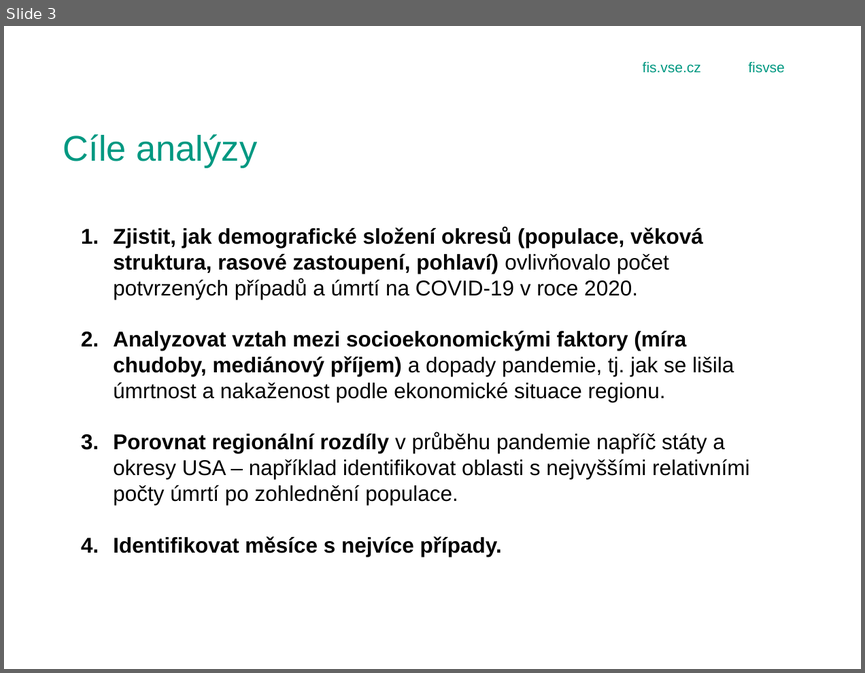
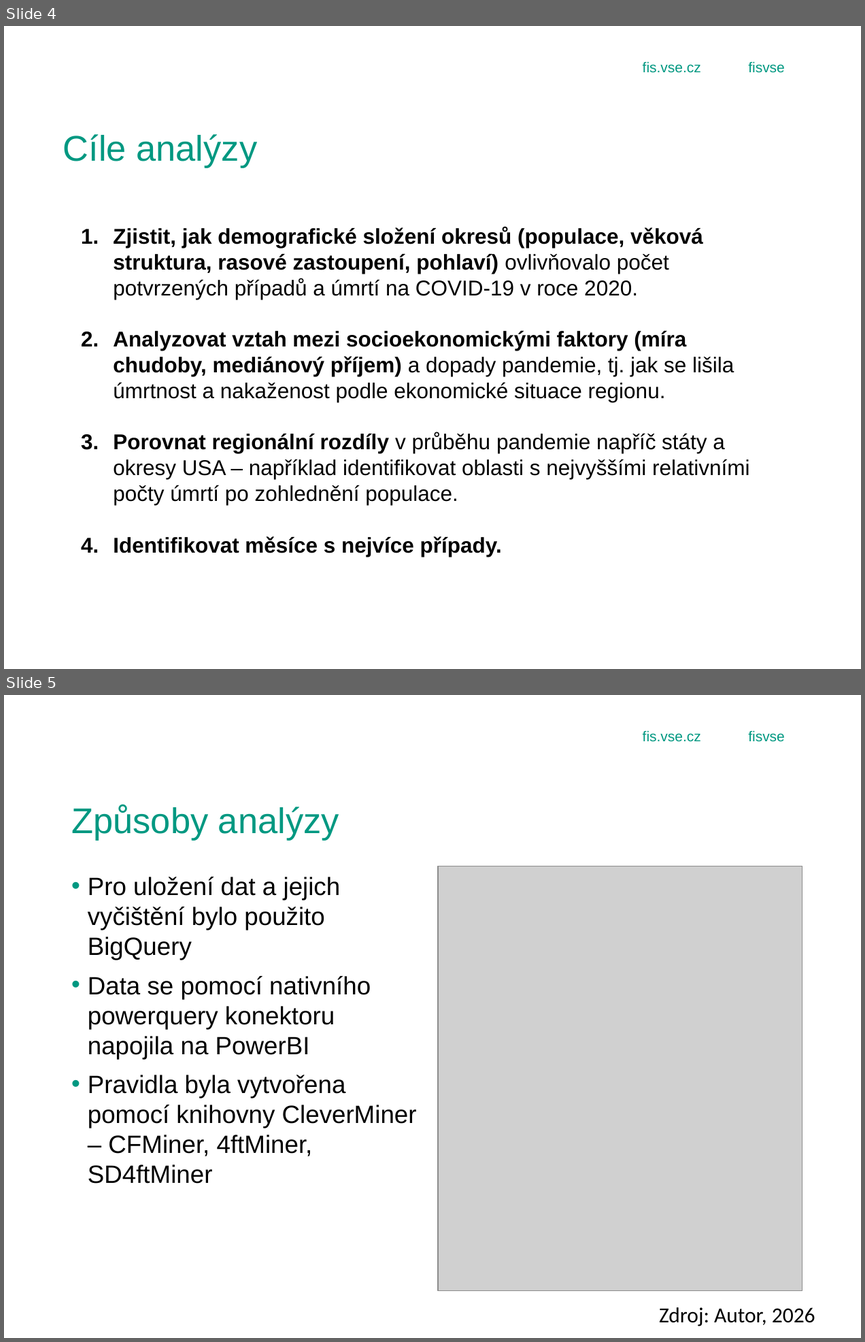
Before and after one commit to ursulastrudl/Projektovy_seminar, a slide deck: obhajoba.pptx. Shown one above the other, each under a label of ours: slide 3 before the commit, slides 4 and 5 after it. The pictures are 865x673 and 865x1342 pixels, drawn with LibreOffice and Linux fonts; fonts in the diff are those of the drawing; grey boxes stand for pictures; background and template pictures are left out. Boxes give left, top, right and bottom in pixels: in the first picture for what was removed or moved away, otherwise in the second. Text is boxed around its words. In the diff, an @@ line names an element or a change of style, - is before the commit and + after.

```diff
--- a/obhajoba.pptx
+++ b/obhajoba.pptx
@@ slide 5 added at box(4, 695, 861, 1338), background picture (left out); not listed: 3 template elements that a slide beside it also shows @@
@@ title added at box(71, 804, 339, 841), 30 pt, text #009881 @@
+Způsoby analýzy
@@ text added at box(88, 877, 417, 1183), 21 pt, text #000000 @@
+• Pro uložení dat a jejich vyčištění bylo použito BigQuery
+• Data se pomocí nativního powerquery konektoru napojila na PowerBI
+• Pravidla byla vytvořena pomocí knihovny CleverMiner – CFMiner, 4ftMiner, SD4ftMiner
@@ picture added at box(438, 866, 802, 1291) @@
@@ text added at box(659, 1307, 815, 1326), 18 pt, text #000000 @@
+Zdroj: Autor, 2026
@@ what was slide 3 is now slide 4 @@
```
Also in this commit, not shown: 1 slide changed, 12 other slides added, 1 slide removed, 2 other files.
